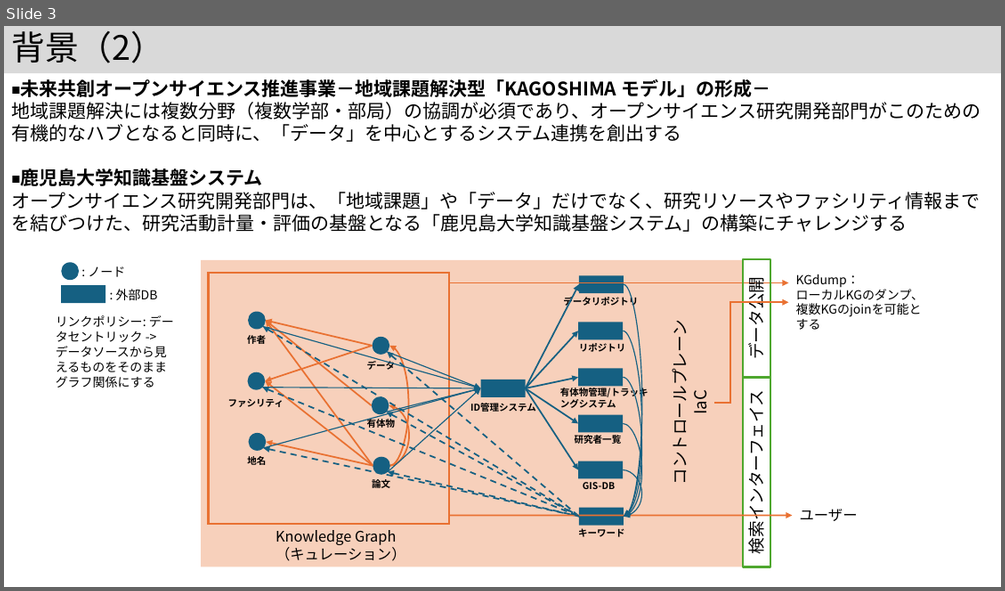
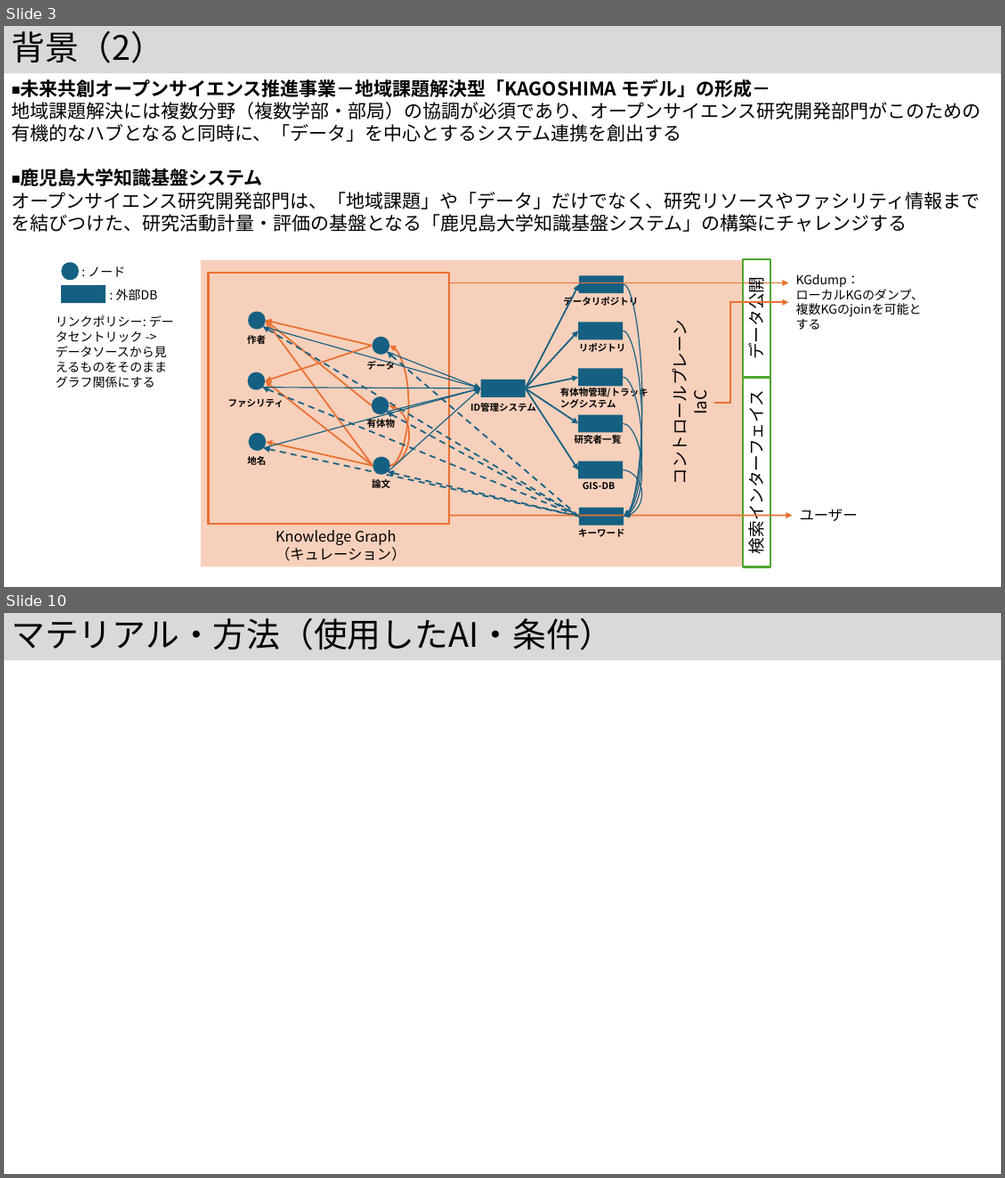
Before and after one commit to kouamano/nihongo-region-name-extract, a slide deck: jsik2026taikai.pptx. Shown one above the other, each under a label of ours: slide 3 before the commit, slides 3 and 10 after it; the slides between them are not shown. The pictures are 1005x591 and 1005x1178 pixels, drawn with LibreOffice and Linux fonts; fonts in the diff are those of the drawing. Boxes give left, top, right and bottom in pixels: in the first picture for what was removed or moved away, otherwise in the second. Text is boxed around its words. In the diff, an @@ line names an element or a change of style, - is before the commit and + after.

```diff
--- a/jsik2026taikai.pptx
+++ b/jsik2026taikai.pptx
@@ slide 10 added at bbox=[4, 613, 1001, 1174], background #FFFFFF @@
@@ title added at bbox=[4, 613, 1001, 660], fill #D9D9D9, 32.4 pt, text #000000 @@
+マテリアル・方法（使用したAI・条件）
```
Also in this commit, not shown: 3 slides changed, 5 other slides added, 1 other file.
